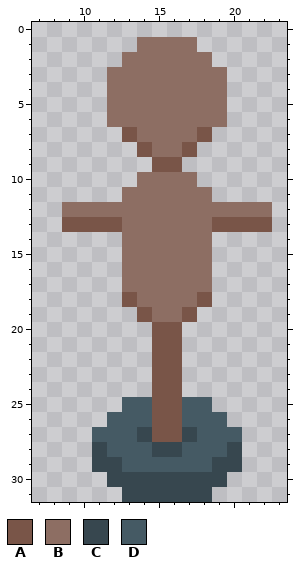
File history of a pixel-art sprite, TinyRPG/Assets/Art/Enemy/Dummy/Dummy.png. The first picture shows the starting point.
The file is 32x32 pixels. Shown: x 7..23, y 0..31.
Palette (. is transparent): A #795548  B #8d6e63  C #37474f  D #455a64
Pixels before, first column x 9:
 1 .....BBBB.....
 2 ....BBBBBB....
 3 ...BBBBBBBB...
 4 ...BBBBBBBB...
 5 ...BBBBBBBB...
 6 ...BBBBBBBB...
 7 ....ABBBBA....
 8 .....ABBA.....
 9 ......AA......
10 .....BBBB.....
11 ....BBBBBB....
12 BBBBBBBBBBBBBB
13 AAAABBBBBBAAAA
14 ....BBBBBB....
15 ....BBBBBB....
16 ....BBBBBB....
17 ....BBBBBB....
18 ....ABBBBA....
19 .....ABBA.....
20 ......AA......
21 ......AA......
22 ......AA......
23 ......AA......
24 ......AA......
25 ....DDAADD....
26 ...DDDAADDD...
27 ..DDDCAACDDD..
28 ..CDDDCCDDDC..
29 ..CCDDDDDDCC..
30 ...CCCCCCCC...
31 ....CCCCCC....
After:
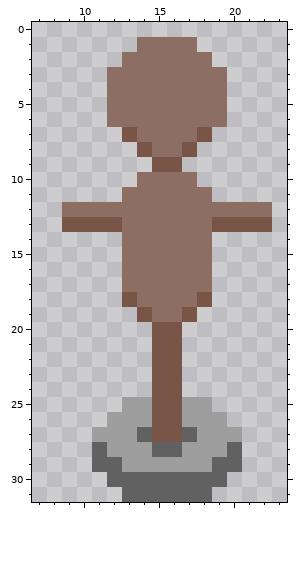
Message: Dummy Knockback better
The edit:
Colour C changes from #37474f to #616161.
Colour D changes from #455a64 to #9e9e9e.
Pixel boxes of the changes (left, top, right, bottom) in both pictures:
changed: (92, 397, 242, 502)
